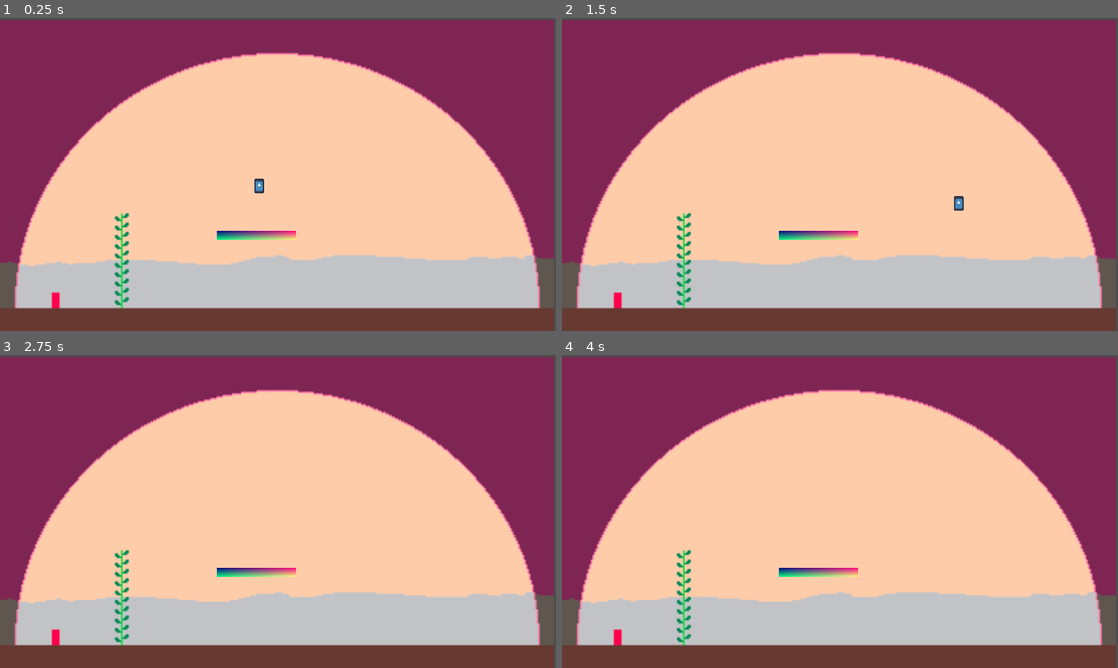
Above: before the commit, frames 1-4 (two rows, left to right).
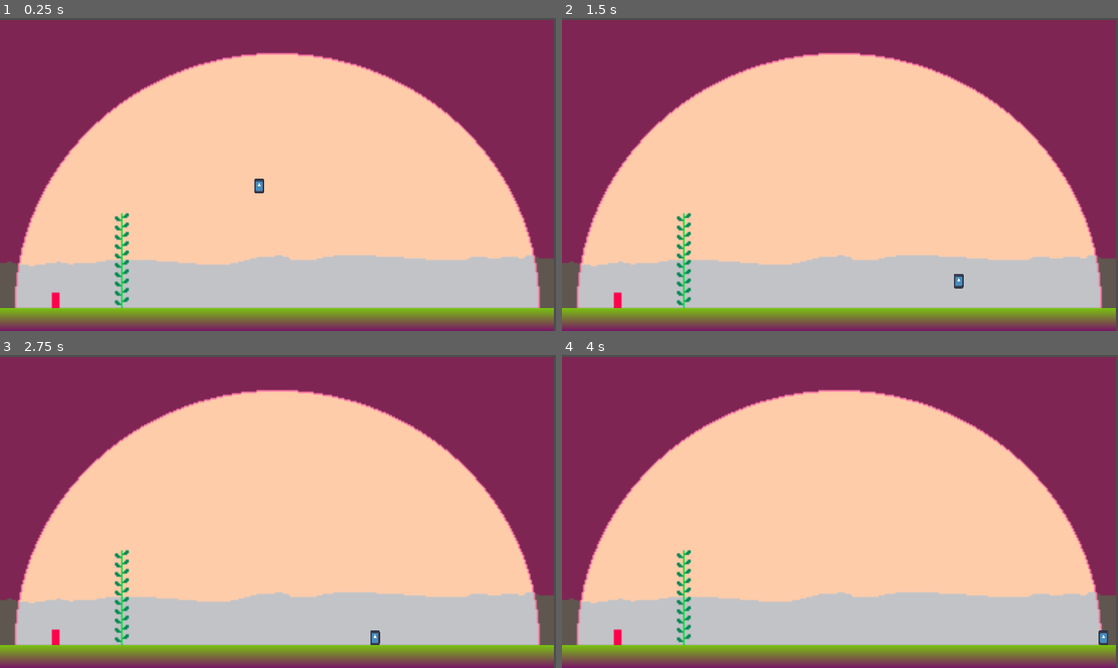
Above: after the commit, the same moments.

Repository: razzius/oxygen-farm
Game: Godot game, scene res://main.tscn
The game is run twice, just before and just after one commit, with the same random seed, the same clock (stepped at 60 frames per second) and the same inputs. The engine's default icon, where the game draws it, is replaced by a stand-in: a white triangle on a blue panel in a dark square.
Inputs:
- Up to frame 1 (0.25 s): no input
- Up to frame 2 (1.5 s): hold D (right) from 0.53 s (still down); tap Space (cut) at 0.6 s; tap W (up) at 0.77 s; tap Shift (shift) at 1.35 s
- Up to frame 3 (2.75 s): tap W (up) at 1.52 s; release D (right) at 2.03 s; hold Left (left) from 2.03 s (still down); tap Space (cut) at 2.1 s
- Up to frame 4 (4 s): release Left (left) at 2.78 s; hold D (right) from 2.78 s (still down); tap Shift (shift) at 2.85 s; tap W (up) at 3.02, 3.77 s; tap Space (cut) at 3.6 s

The runs differ from the first frame. In frame 1, 7.5% of the frame differs, in the area x 0-100%, y 68-100%; in frame 2, 7.7%, in the area x 0-100%, y 56-100%; in frame 3, 7.6%; in frame 4, 7.6%.

Commit message:
Make floor bigger and change color

Diff:
--- a/main.tscn
+++ b/main.tscn
@@ -14,7 +14,7 @@
 [sub_resource type="ShaderMaterial" id="ShaderMaterial_rhgpg"]
 
 [sub_resource type="RectangleShape2D" id="RectangleShape2D_p8x5v"]
-size = Vector2(164, 20)
+size = Vector2(1145, 47)
 
 [sub_resource type="ShaderMaterial" id="ShaderMaterial_8jrpg"]
 shader = ExtResource("2_gyp2u")
@@ -32,13 +32,13 @@
 
 [node name="CollisionShape2D" type="CollisionShape2D" parent="StaticBody2D"]
 material = SubResource("ShaderMaterial_rhgpg")
-position = Vector2(531, 450)
+position = Vector2(574, 624)
 shape = SubResource("RectangleShape2D_p8x5v")
 
 [node name="Sprite2D" type="Sprite2D" parent="StaticBody2D"]
 material = SubResource("ShaderMaterial_8jrpg")
-position = Vector2(531, 450)
-scale = Vector2(1.28125, 0.15625)
+position = Vector2(573.5, 624.5)
+scale = Vector2(8.96094, 0.382813)
 texture = ExtResource("3_4ldu5")
 
 [node name="Sprite2D" type="Sprite2D" parent="."]
--- a/razzishader.gdshader
+++ b/razzishader.gdshader
@@ -6,7 +6,7 @@
 
 void fragment() {
 	//COLOR = vec4(0.4, 0.6, 0.9, 1.0);
-	COLOR = vec4(UV, 0.5, 1.0);
+	COLOR = vec4(0.5, 1.0 - UV.y, .5 * UV.y, .7);
 // Called for every pixel the material is visible on.
 }
 
